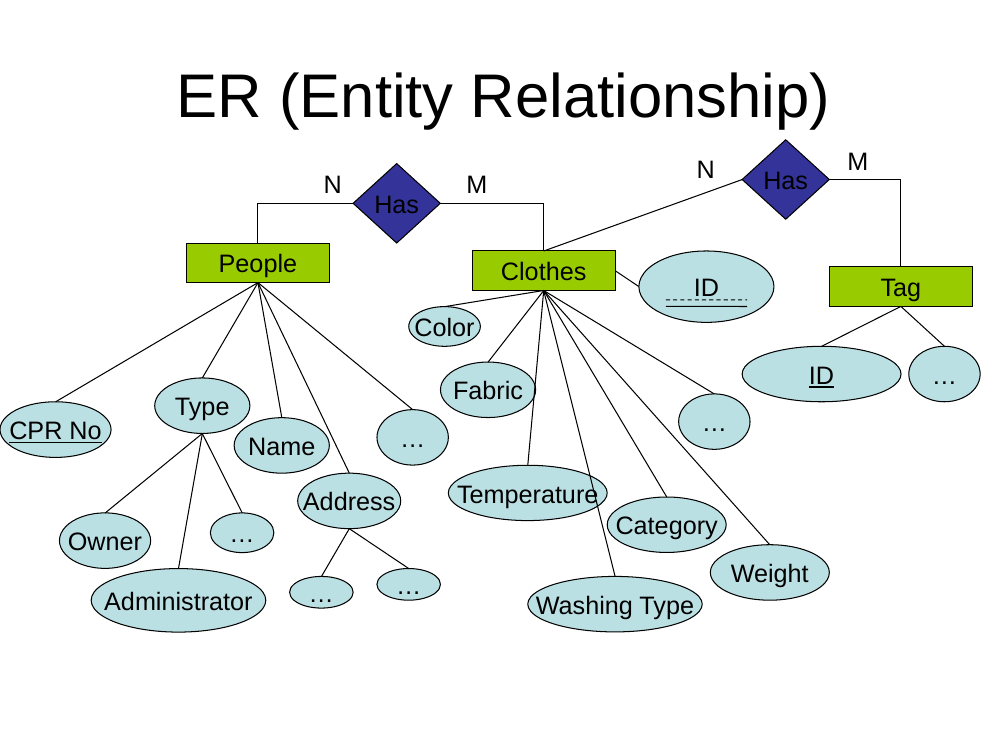
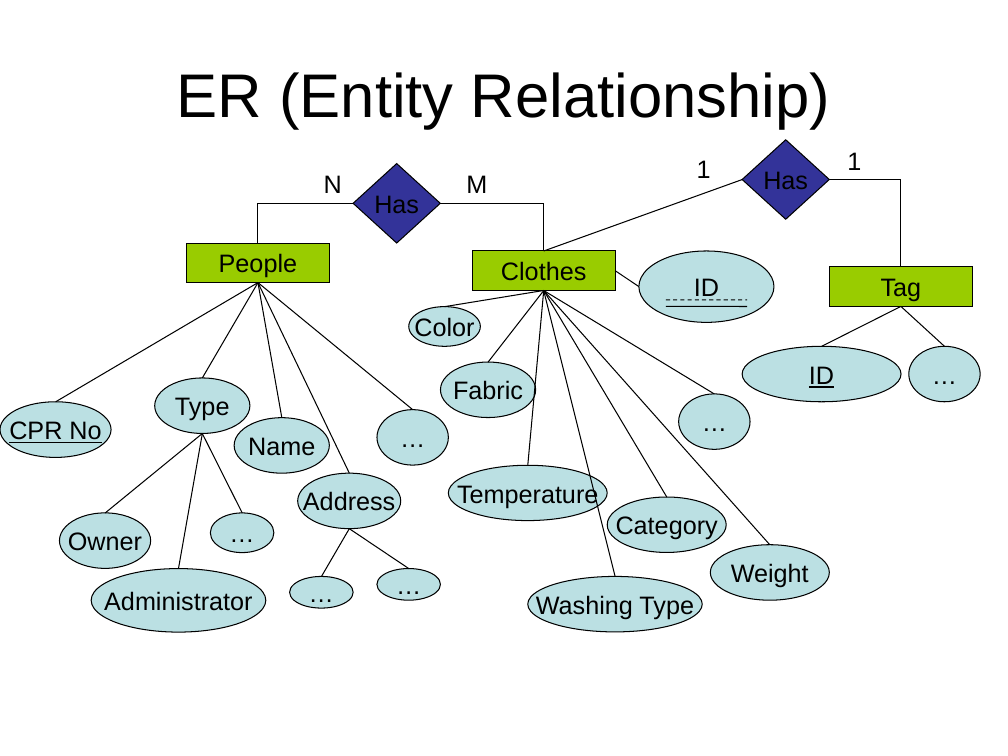
Before and after one commit to isurup/kalle-martin-group, a slide deck: slide 2 of RSD1/Grp1 p2.ppt. Drawn at 1008x756 pixels with LibreOffice and Linux fonts; fonts in the diff are those of the drawing. Boxes give left, top, right and bottom in pixels: in the first picture for what was removed or moved away, otherwise in the second. Text is boxed around its words. In the diff, an @@ line names an element or a change of style, - is before the commit and + after.

```diff
--- a/RSD1/Grp1 p2.ppt
+++ b/RSD1/Grp1 p2.ppt
@@ text at [697, 160, 711, 178]: text changed @@
-N
+1
@@ text at [847, 152, 861, 170]: text changed @@
-M
+1
```
Also in this commit, not shown: 2 other slides changed, 1 slide added, 1 slide removed.
